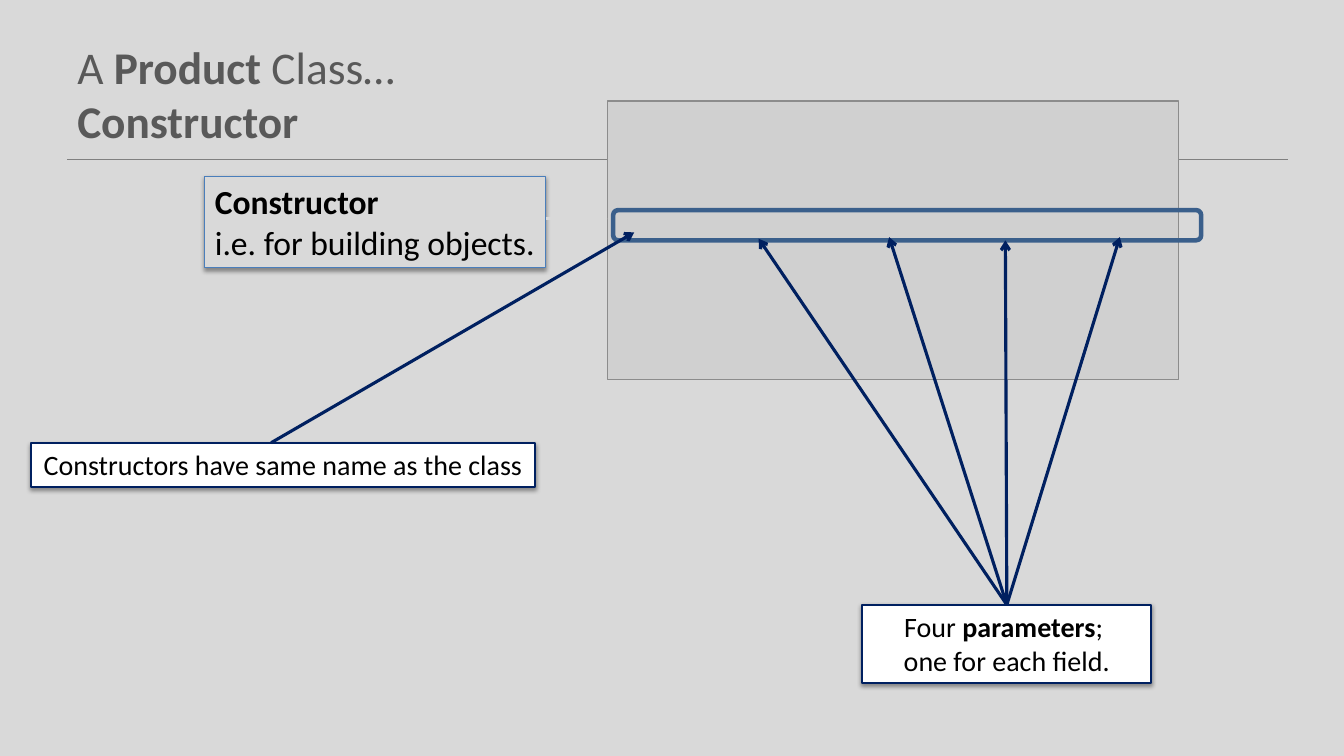
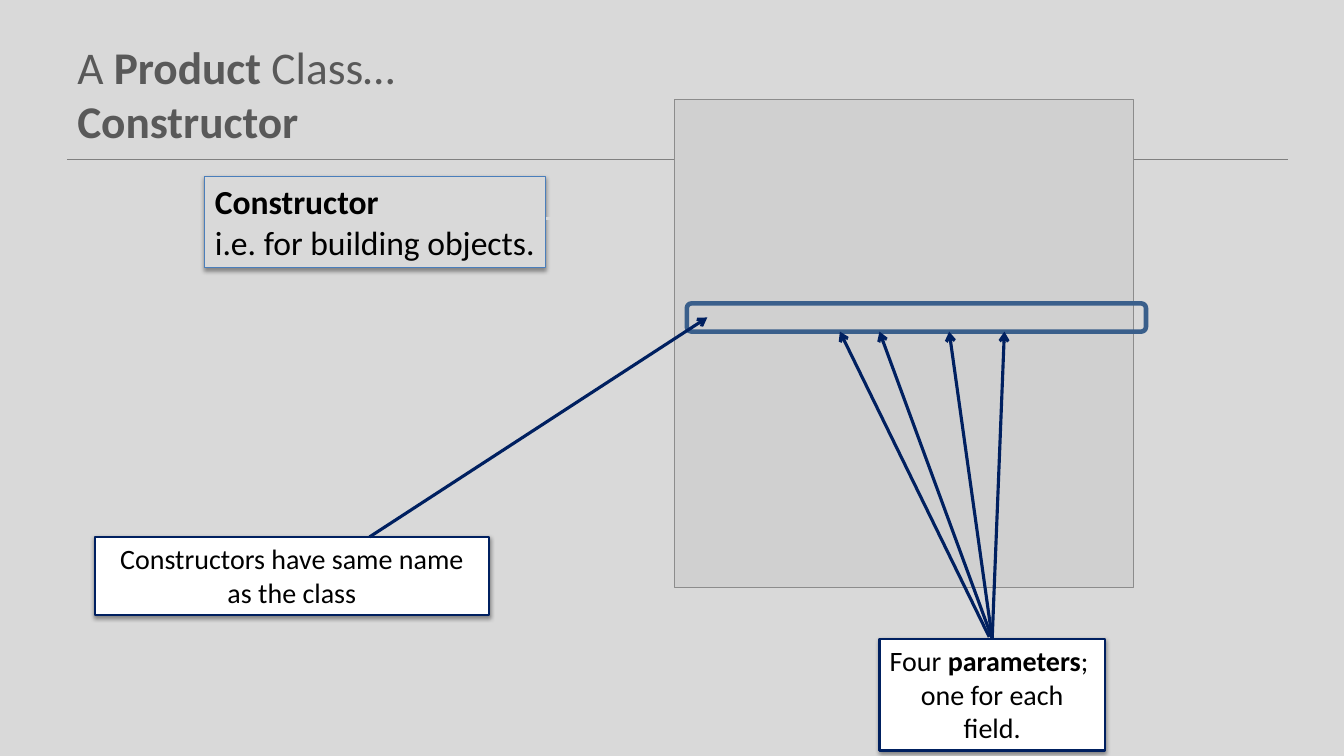
Before and after one commit to Programming-Fundamentals-SETU/prog-fund-1-sept-25, a slide deck: slide 12 of topic08-arrays-of-objects/unit-1/talk-1-shop-v1/a-shop-v1.pptx. Drawn at 1344x756 pixels with LibreOffice and Linux fonts; fonts in the diff are those of the drawing; grey boxes stand for pictures. Boxes give left, top, right and bottom in pixels: in the first picture for what was removed or moved away, otherwise in the second. Text is boxed around its words. In the diff, an @@ line names an element or a change of style, - is before the commit and + after.

```diff
--- a/topic08-arrays-of-objects/unit-1/talk-1-shop-v1/a-shop-v1.pptx
+++ b/topic08-arrays-of-objects/unit-1/talk-1-shop-v1/a-shop-v1.pptx
@@ picture: place and size @@
-picture at box(608, 101, 1180, 379)
+picture at box(675, 100, 1134, 587)
@@ arrow moved from (271, 443) - (634, 233) to (370, 537) - (708, 318) @@
@@ rounded rectangle: place and size @@
-rounded rectangle at box(613, 210, 1201, 240)
+rounded rectangle at box(687, 303, 1146, 332)
@@ arrow moved from (1007, 605) - (759, 239) to (989, 637) - (840, 332) @@
@@ arrow moved from (1007, 605) - (889, 237) to (992, 639) - (879, 332) @@
@@ arrow moved from (1007, 605) - (1005, 240) to (992, 639) - (950, 332) @@
@@ arrow moved from (1007, 605) - (1120, 237) to (992, 639) - (1004, 332) @@
@@ rectangle "Constructors have same name as ...": place and size @@
-rectangle "Constructors have same name as ..." at box(31, 443, 535, 487)
+rectangle "Constructors have same name as ..." at box(95, 537, 488, 615)
@@ rectangle "Four parameters; one for each ...": place and size @@
-rectangle "Four parameters; one for each ..." at box(863, 605, 1152, 683)
+rectangle "Four parameters; one for each ..." at box(879, 639, 1105, 751)
```
Also in this commit, not shown: 11 other slides changed, 42 other files.
